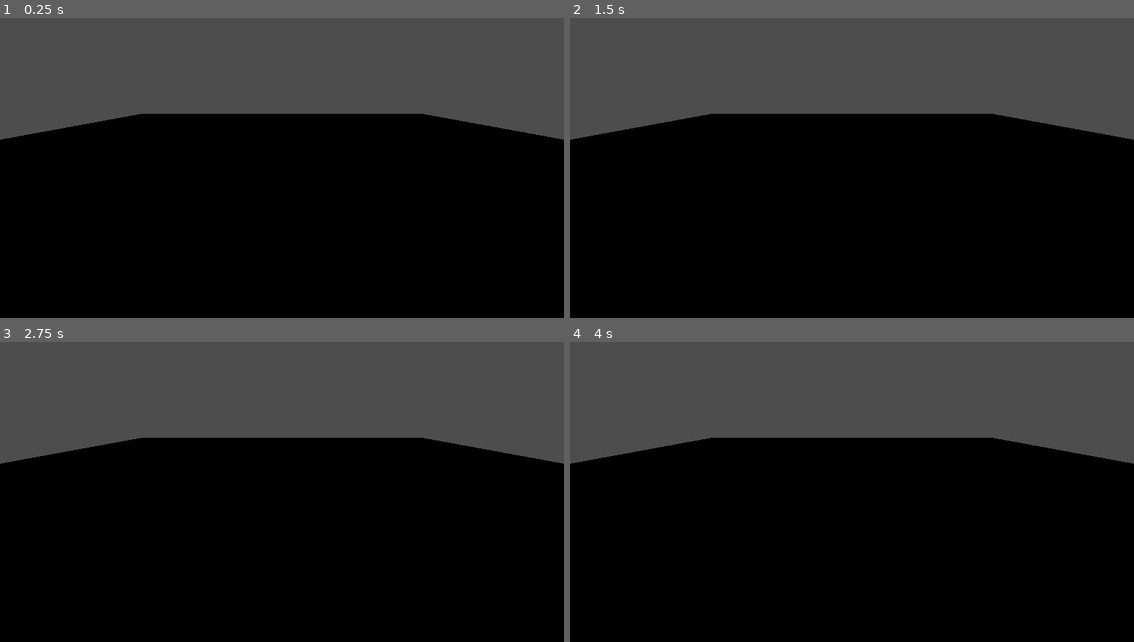
Above: before the commit, frames 1-4 (two rows, left to right).
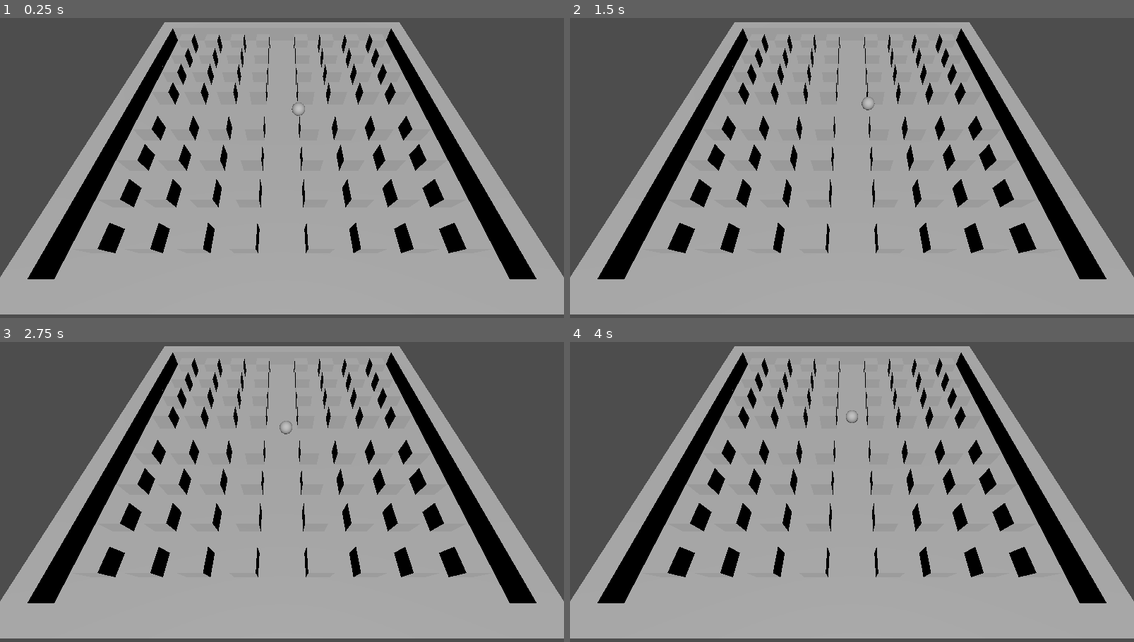
Above: after the commit, the same moments.

Repository: SamSamKDBX/bomberman
Game: Godot game, scene res://main.tscn
Same seed, same stepped clock (60 frames per second), same inputs: the game is played once before the commit and once after it.
Inputs:
- Up to frame 1 (0.25 s): no input
- Up to frame 2 (1.5 s): tap Enter at 0.5 s
- Up to frame 3 (2.75 s): tap Space at 2 s
- Up to frame 4 (4 s): tap Enter at 2.75 s

The runs differ from the first frame. In frame 1, 74% of the frame differs, in the area x 0-100%, y 1-100%; in frame 2, 74%; in frame 3, 74%; in frame 4, 74%.

Commit message:
feat(enemy): adding enemy asset

Diff:
--- /dev/null
+++ b/assets/enemy/enemy.tscn
@@ -0,0 +1,29 @@
+[gd_scene format=3 uid="uid://biy61apgnwise"]
+
+[ext_resource type="Script" uid="uid://dc3blp4mbwfo8" path="res://assets/enemy/enemy_control.gd" id="1_hx8jw"]
+
+[sub_resource type="SphereMesh" id="SphereMesh_hx8jw"]
+radius = 0.4
+height = 0.8
+
+[sub_resource type="CapsuleShape3D" id="CapsuleShape3D_yyc58"]
+height = 1.0
+
+[node name="Enemy" type="CharacterBody3D" unique_id=267945766 groups=["Enemy"]]
+
+[node name="Area3D" type="Area3D" parent="." unique_id=655213724]
+
+[node name="MeshInstance3D" type="MeshInstance3D" parent="." unique_id=1351521701]
+mesh = SubResource("SphereMesh_hx8jw")
+
+[node name="CollisionShape3D" type="CollisionShape3D" parent="." unique_id=997391486]
+shape = SubResource("CapsuleShape3D_yyc58")
+
+[node name="EnemyControl" type="Node" parent="." unique_id=1606153514 node_paths=PackedStringArray("body", "timer")]
+script = ExtResource("1_hx8jw")
+body = NodePath("..")
+timer = NodePath("../Timer")
+
+[node name="Timer" type="Timer" parent="." unique_id=1377370502]
+
+[connection signal="timeout" from="Timer" to="EnemyControl" method="random_velocity"]
--- /dev/null
+++ b/assets/enemy/enemy_control.gd
@@ -0,0 +1,27 @@
+extends Node
+
+@export var body: CharacterBody3D
+@export var speed: int = 1
+@export var timer: Timer
+var rng = RandomNumberGenerator.new()
+
+func _ready() -> void:
+	timer.start()
+
+func _physics_process(delta: float) -> void:
+	# Bouger
+	body.move_and_slide()
+
+func random_velocity():
+	# Récupérer une direction aléatoire
+	var direction = randi() % 4
+
+	# Remettre la vélocité à 0
+	body.velocity = Vector3.ZERO
+
+	# Appliquer la vélocité en fonction de la direction
+	match direction:
+		0: body.velocity.x = speed
+		1: body.velocity.x = -speed
+		2: body.velocity.z = speed
+		3: body.velocity.z = -speed
--- a/main.tscn
+++ b/main.tscn
@@ -1,14 +1,18 @@
 [gd_scene format=3 uid="uid://r5c43yam8pug"]
 
 [ext_resource type="PackedScene" uid="uid://cg8goaa6txg5v" path="res://assets/map/map.tscn" id="1_ig7tw"]
+[ext_resource type="PackedScene" uid="uid://biy61apgnwise" path="res://assets/enemy/enemy.tscn" id="2_0xm2m"]
 
 [node name="Main" type="Node3D" unique_id=1620750783]
 
 [node name="Camera3D" type="Camera3D" parent="." unique_id=587930977]
-transform = Transform3D(1, 0, 0, 0, 0.9443247, 0.329015, 0, -0.329015, 0.9443247, 0, 2.7814808, 5.161228)
+transform = Transform3D(1, 0, 0, 0, 0.54163486, 0.8406139, 0, -0.8406139, 0.54163486, 0, 9.469761, 9.393212)
 
 [node name="DirectionalLight3D" type="DirectionalLight3D" parent="." unique_id=792815881]
 transform = Transform3D(1, 0, 0, 0, 0.6558219, 0.75491565, 0, -0.75491565, 0.6558219, 0, 4.731079, 3.7785087)
-visible = false
+light_energy = 1.713
 
 [node name="Map" parent="." unique_id=2044439977 instance=ExtResource("1_ig7tw")]
+
+[node name="Enemy" parent="." unique_id=267945766 instance=ExtResource("2_0xm2m")]
+transform = Transform3D(1, 0, 0, 0, 1, 0, 0, 0, 1, 1, 0.5709889, 0)
Not shown, added: assets/enemy/enemy_control.gd.uid
